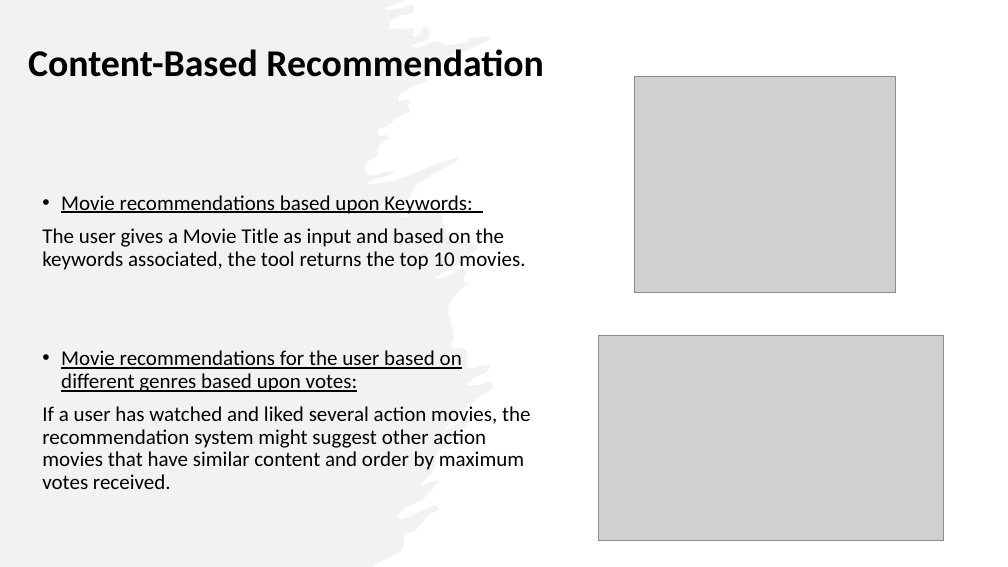
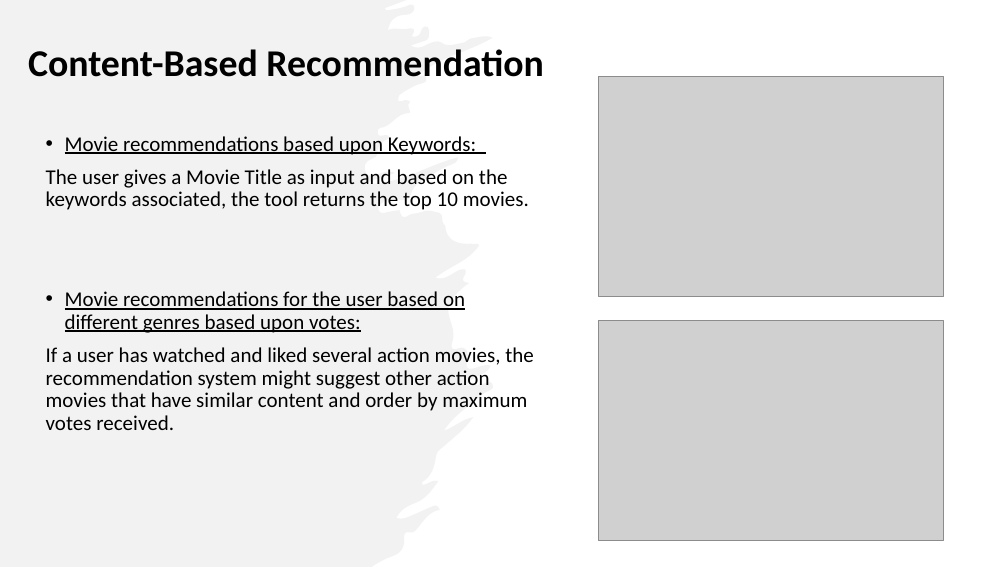
Before and after one commit to benisde/customer_shopping_habits, a slide deck: slide 3 of MOVIE_BUDDY_PRESY.pptx. Drawn at 1008x567 pixels with LibreOffice and Linux fonts; fonts in the diff are those of the drawing; grey boxes stand for pictures. Boxes give left, top, right and bottom in pixels: in the first picture for what was removed or moved away, otherwise in the second. Text is boxed around its words. In the diff, an @@ line names an element or a change of style, - is before the commit and + after.

```diff
--- a/MOVIE_BUDDY_PRESY.pptx
+++ b/MOVIE_BUDDY_PRESY.pptx
@@ picture: place and size @@
-picture at [634,76,896,293]
+picture at [598,76,944,296]
@@ text "Movie recommendations based upon Keywords:": place and size @@
-text "Movie recommendations based upon Keywords:" at [42,195,531,489]
+text "Movie recommendations based upon Keywords:" at [46,136,534,430]
@@ picture: place and size @@
-picture at [598,336,944,541]
+picture at [598,321,944,541]
```
Also in this commit, not shown: 6 other slides changed, 11 other files.
